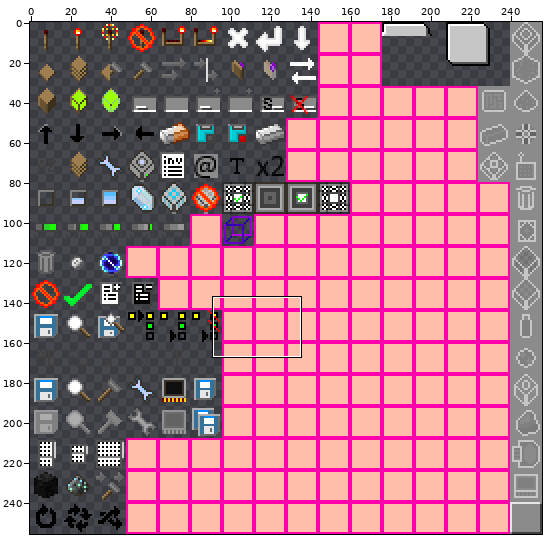
Two states of a sprite sheet, src/main/resources/assets/appliedenergistics2/textures/guis/states.png. The picture above shows the old version from afar; the outline marks the close-up.
Close-up. Old version:
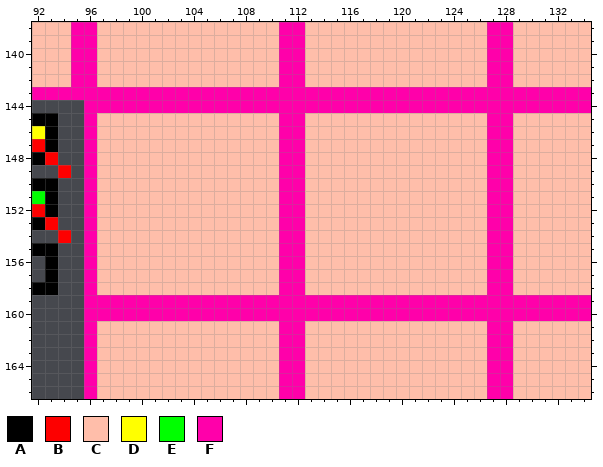
The file is 256x256 pixels. Pixels under 10% opacity are left out. Colours within 5 levels of each other are drawn and written as one. Shown: x 92..134, y 138..166.
Palette (. is transparent): A #000000  B #fd0000  C #ffbeaa  D #ffff00  E #00ff00  F #ff00aa
Pixels before, first column x 92:
138 CCCFFCCCCCCCCCCCCCCFFCCCCCCCCCCCCCCFFCCCCCC
139 CCCFFCCCCCCCCCCCCCCFFCCCCCCCCCCCCCCFFCCCCCC
140 CCCFFCCCCCCCCCCCCCCFFCCCCCCCCCCCCCCFFCCCCCC
141 CCCFFCCCCCCCCCCCCCCFFCCCCCCCCCCCCCCFFCCCCCC
142 CCCFFCCCCCCCCCCCCCCFFCCCCCCCCCCCCCCFFCCCCCC
143 FFFFFFFFFFFFFFFFFFFFFFFFFFFFFFFFFFFFFFFFFFF
144 ....FFFFFFFFFFFFFFFFFFFFFFFFFFFFFFFFFFFFFFF
145 AA..FCCCCCCCCCCCCCCFFCCCCCCCCCCCCCCFFCCCCCC
146 DA..FCCCCCCCCCCCCCCFFCCCCCCCCCCCCCCFFCCCCCC
147 BA..FCCCCCCCCCCCCCCFFCCCCCCCCCCCCCCFFCCCCCC
148 AB..FCCCCCCCCCCCCCCFFCCCCCCCCCCCCCCFFCCCCCC
149 ..B.FCCCCCCCCCCCCCCFFCCCCCCCCCCCCCCFFCCCCCC
150 AA..FCCCCCCCCCCCCCCFFCCCCCCCCCCCCCCFFCCCCCC
151 EA..FCCCCCCCCCCCCCCFFCCCCCCCCCCCCCCFFCCCCCC
152 BA..FCCCCCCCCCCCCCCFFCCCCCCCCCCCCCCFFCCCCCC
153 AB..FCCCCCCCCCCCCCCFFCCCCCCCCCCCCCCFFCCCCCC
154 ..B.FCCCCCCCCCCCCCCFFCCCCCCCCCCCCCCFFCCCCCC
155 AA..FCCCCCCCCCCCCCCFFCCCCCCCCCCCCCCFFCCCCCC
156 .A..FCCCCCCCCCCCCCCFFCCCCCCCCCCCCCCFFCCCCCC
157 .A..FCCCCCCCCCCCCCCFFCCCCCCCCCCCCCCFFCCCCCC
158 AA..FCCCCCCCCCCCCCCFFCCCCCCCCCCCCCCFFCCCCCC
159 ....FFFFFFFFFFFFFFFFFFFFFFFFFFFFFFFFFFFFFFF
160 ....FFFFFFFFFFFFFFFFFFFFFFFFFFFFFFFFFFFFFFF
161 ....FCCCCCCCCCCCCCCFFCCCCCCCCCCCCCCFFCCCCCC
162 ....FCCCCCCCCCCCCCCFFCCCCCCCCCCCCCCFFCCCCCC
163 ....FCCCCCCCCCCCCCCFFCCCCCCCCCCCCCCFFCCCCCC
164 ....FCCCCCCCCCCCCCCFFCCCCCCCCCCCCCCFFCCCCCC
165 ....FCCCCCCCCCCCCCCFFCCCCCCCCCCCCCCFFCCCCCC
166 ....FCCCCCCCCCCCCCCFFCCCCCCCCCCCCCCFFCCCCCC
After:
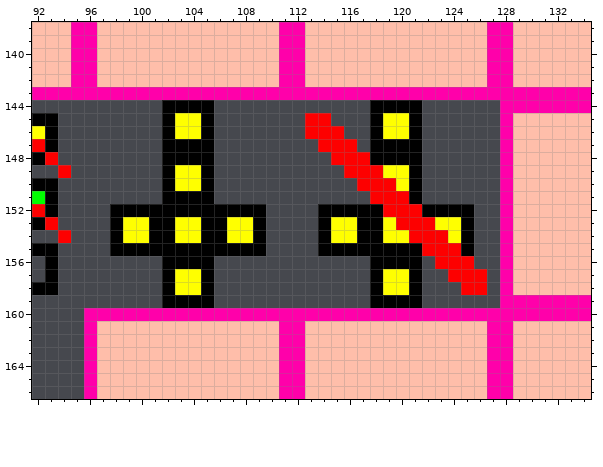
Edits made:
y 144: x 96..127 FFFFFFFFFFFFFFFFFFFFFFFFFFFFFFFF -> ......AAAA............AAAA......
y 145: x 96..127 FCCCCCCCCCCCCCCFFCCCCCCCCCCCCCCF -> ......ADDA.......BB...ADDA......
y 146: x 96..127 FCCCCCCCCCCCCCCFFCCCCCCCCCCCCCCF -> ......ADDA.......BBB..ADDA......
y 147: x 96..127 FCCCCCCCCCCCCCCFFCCCCCCCCCCCCCCF -> ......AAAA........BBB.AAAA......
y 148: x 96..127 FCCCCCCCCCCCCCCFFCCCCCCCCCCCCCCF -> ......AAAA.........BBBAAAA......
y 149: x 96..127 FCCCCCCCCCCCCCCFFCCCCCCCCCCCCCCF -> ......ADDA..........BBBDDA......
y 150: x 96..127 FCCCCCCCCCCCCCCFFCCCCCCCCCCCCCCF -> ......ADDA...........BBBDA......
y 151: x 96..127 FCCCCCCCCCCCCCCFFCCCCCCCCCCCCCCF -> ......AAAA............BBBA......
y 152: x 96..127 FCCCCCCCCCCCCCCFFCCCCCCCCCCCCCCF -> ..AAAAAAAAAAAA....AAAAABBBAAAA..
y 153: x 96..127 FCCCCCCCCCCCCCCFFCCCCCCCCCCCCCCF -> ..ADDAADDAADDA....ADDAADBBBDDA..
y 154: x 96..127 FCCCCCCCCCCCCCCFFCCCCCCCCCCCCCCF -> ..ADDAADDAADDA....ADDAADDBBBDA..
y 155: x 96..127 FCCCCCCCCCCCCCCFFCCCCCCCCCCCCCCF -> ..AAAAAAAAAAAA....AAAAAAAABBBA..
y 156: x 96..127 FCCCCCCCCCCCCCCFFCCCCCCCCCCCCCCF -> ......AAAA............AAAA.BBB..
y 157: x 96..127 FCCCCCCCCCCCCCCFFCCCCCCCCCCCCCCF -> ......ADDA............ADDA..BBB.
y 158: x 96..127 FCCCCCCCCCCCCCCFFCCCCCCCCCCCCCCF -> ......ADDA............ADDA...BB.
y 159: x 96..127 FFFFFFFFFFFFFFFFFFFFFFFFFFFFFFFF -> ......AAAA............AAAA......
Pixel boxes of the changes (left, top, right, bottom) in both close-ups:
changed: (84, 100, 500, 308)
